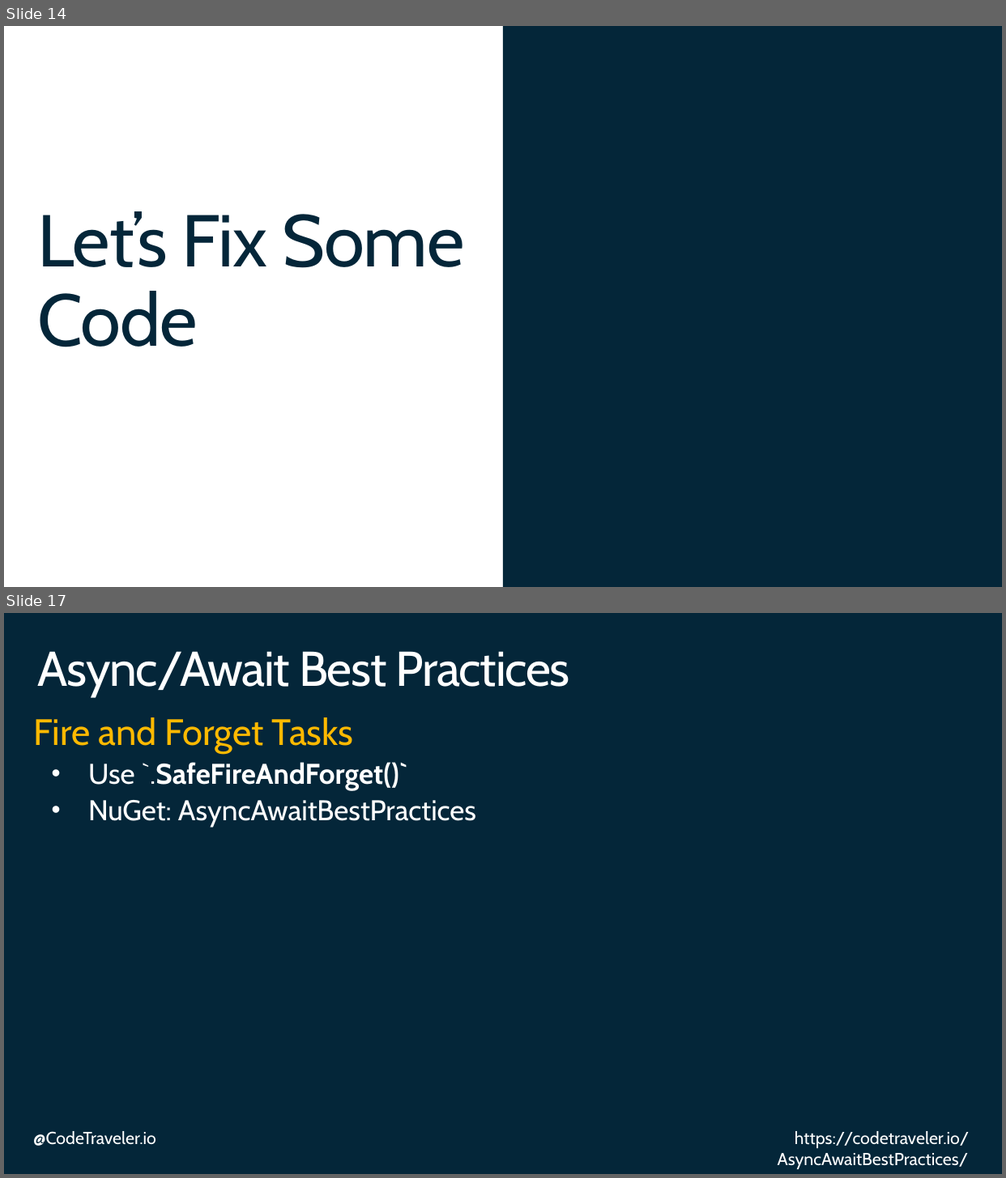
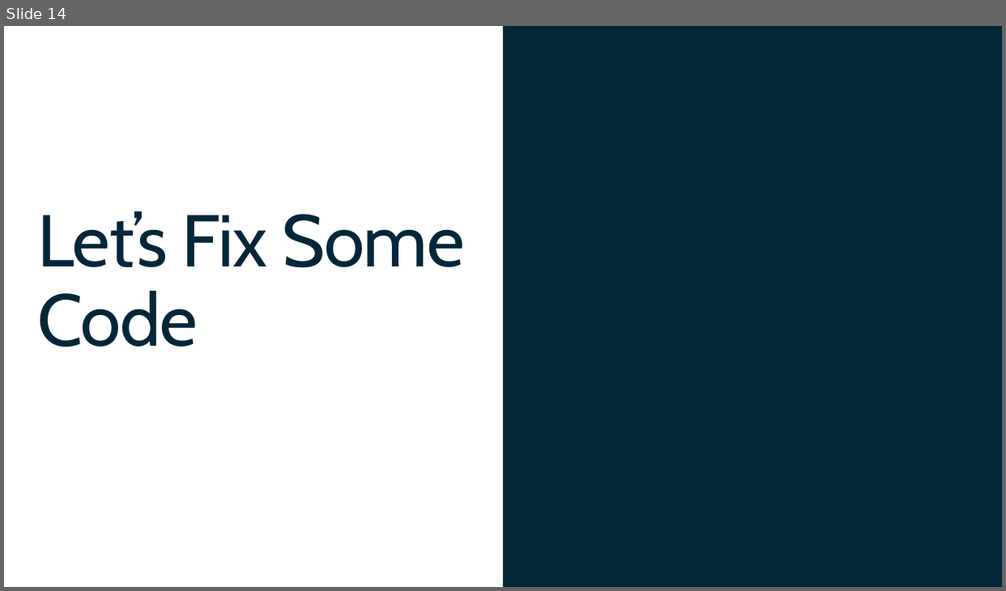
Before and after one commit to TheCodeTraveler/BecomeAnExpertWithAsyncAwait, a slide deck: 1. Thread Switching and Compiler Generatoed Code/ThreadSwitchingAndCompilerGeneratedCode.pptx. Shown one above the other, each under a label of ours: slides 14 and 17 before the commit, slide 14 after it; the slides between them are not shown. The pictures are 1006x1178 and 1006x591 pixels, drawn with LibreOffice and Linux fonts; fonts in the diff are those of the drawing; background and template pictures are left out. Boxes give left, top, right and bottom in pixels: in the first picture for what was removed or moved away, otherwise in the second. Text is boxed around its words. In the diff, an @@ line names an element or a change of style, - is before the commit and + after.

```diff
--- a/1. Thread Switching and Compiler Generatoed Code/ThreadSwitchingAndCompilerGeneratedCode.pptx
+++ b/1. Thread Switching and Compiler Generatoed Code/ThreadSwitchingAndCompilerGeneratedCode.pptx
@@ slide 17 removed at bbox=[4, 613, 1002, 1174], background #042639 @@
@@ title removed at bbox=[38, 651, 570, 696] @@
-Async/Await Best Practices
@@ text removed at bbox=[33, 717, 476, 827] @@
-Fire and Forget Tasks
-  • Use `.SafeFireAndForget()`
-  • NuGet: AsyncAwaitBestPractices
@@ text removed at bbox=[33, 1131, 156, 1146] @@
-@CodeTraveler.io
@@ text removed at bbox=[778, 1131, 969, 1170] @@
-https://codetraveler.io/AsyncAwaitBestPractices/
```
Also in this commit, not shown: 12 other slides removed.
